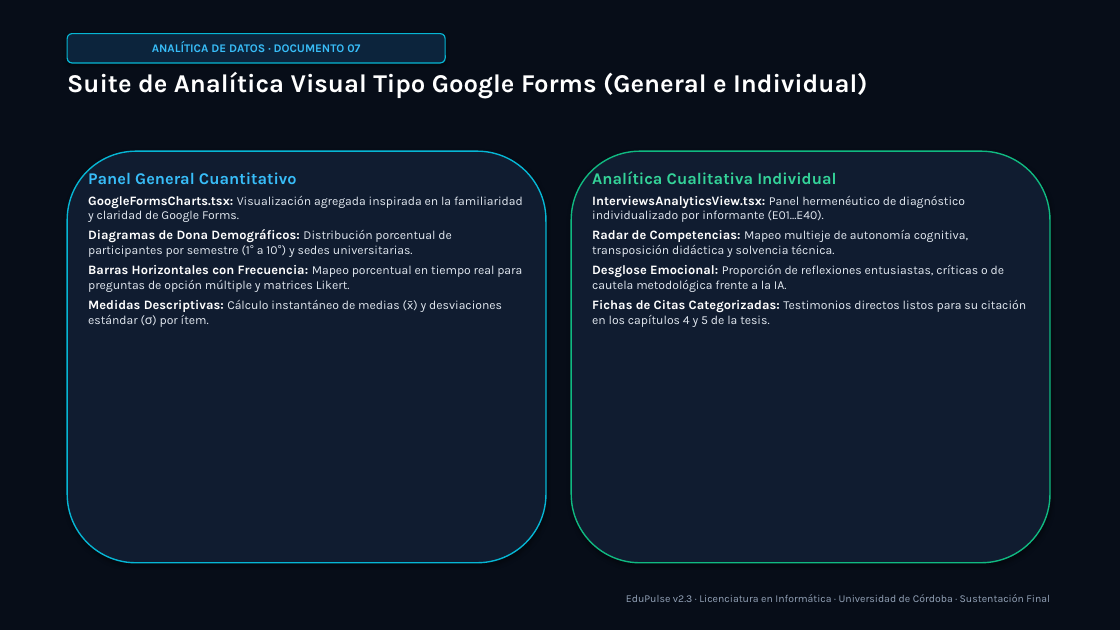
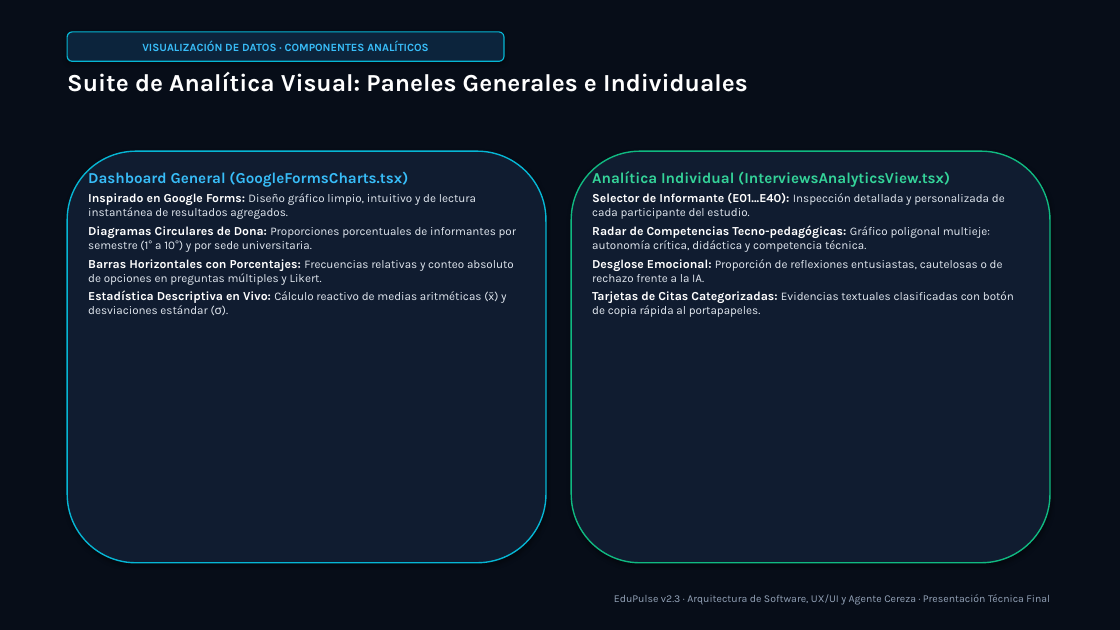
Before and after one commit to JoseDanielDurango/EduPulse, a slide deck: slide 12 of EduPulse_Sustentacion_Final.pptx (slide 10 before the commit). Drawn at 1120x630 pixels with LibreOffice and Linux fonts; fonts in the diff are those of the drawing. Boxes give left, top, right and bottom in pixels: in the first picture for what was removed or moved away, otherwise in the second. Text is boxed around its words. In the diff, an @@ line names an element or a change of style, - is before the commit and + after.

Commit message:
feat(presentation): finalize 14-slide technical defense on web engineering, UI/UX, and Cereza agent

```diff
--- a/EduPulse_Sustentacion_Final.pptx
+++ b/EduPulse_Sustentacion_Final.pptx
@@ rounded rectangle "VISUALIZACIÓN DE DATOS · COMPONENTES ...": place and size @@
-rounded rectangle "VISUALIZACIÓN DE DATOS · COMPONENTES ..." at <box>67,34,445,63</box>
+rounded rectangle "VISUALIZACIÓN DE DATOS · COMPONENTES ..." at <box>67,32,504,61</box>
@@ text in rounded rectangle at <box>142,41,428,51</box>: text changed; size 10 to 9.5 pt @@
-ANALÍTICA DE DATOS · DOCUMENTO 07
+VISUALIZACIÓN DE DATOS · COMPONENTES ANALÍTICOS
@@ text at <box>67,72,748,92</box>: text changed; size 22 to 21 pt @@
-Suite de Analítica Visual Tipo Google Forms (General e Individual)
+Suite de Analítica Visual: Paneles Generales e Individuales
@@ text at <box>88,169,516,314</box>: text changed; size 10.5 to 10 pt @@
-Panel General Cuantitativo
-GoogleFormsCharts.tsx: Visualización agregada inspirada en la familiaridad y claridad de Google Forms.
-Diagramas de Dona Demográficos: Distribución porcentual de participantes por semestre (1° a 10°) y sedes universitarias.
-Barras Horizontales con Frecuencia: Mapeo porcentual en tiempo real para preguntas de opción múltiple y matrices Likert.
-Medidas Descriptivas: Cálculo instantáneo de medias (x̄) y desviaciones estándar (σ) por ítem.
+Dashboard General (GoogleFormsCharts.tsx)
+Inspirado en Google Forms: Diseño gráfico limpio, intuitivo y de lectura instantánea de resultados agregados.
+Diagramas Circulares de Dona: Proporciones porcentuales de informantes por semestre (1° a 10°) y por sede universitaria.
+Barras Horizontales con Porcentajes: Frecuencias relativas y conteo absoluto de opciones en preguntas múltiples y Likert.
+Estadística Descriptiva en Vivo: Cálculo reactivo de medias aritméticas (x̄) y desviaciones estándar (σ).
@@ text at <box>592,169,1014,317</box>: text changed; size 10.5 to 10 pt @@
-Analítica Cualitativa Individual
-InterviewsAnalyticsView.tsx: Panel hermenéutico de diagnóstico individualizado por informante (E01...E40).
-Radar de Competencias: Mapeo multieje de autonomía cognitiva, transposición didáctica y solvencia técnica.
-Desglose Emocional: Proporción de reflexiones entusiastas, críticas o de cautela metodológica frente a la IA.
-Fichas de Citas Categorizadas: Testimonios directos listos para su citación en los capítulos 4 y 5 de la tesis.
+Analítica Individual (InterviewsAnalyticsView.tsx)
+Selector de Informante (E01...E40): Inspección detallada y personalizada de cada participante del estudio.
+Radar de Competencias Tecno-pedagógicas: Gráfico poligonal multieje: autonomía crítica, didáctica y competencia técnica.
+Desglose Emocional: Proporción de reflexiones entusiastas, cautelosas o de rechazo frente a la IA.
+Tarjetas de Citas Categorizadas: Evidencias textuales clasificadas con botón de copia rápida al portapapeles.
@@ text at <box>614,594,1050,605</box>: text changed @@
-EduPulse v2.3 · Licenciatura en Informática · Universidad de Córdoba · Sustentación Final
+EduPulse v2.3 · Arquitectura de Software, UX/UI y Agente Cereza · Presentación Técnica Final
```
Also in this commit, not shown: 6 other slides changed, 7 slides added, 7 slides removed, 3 other files.
